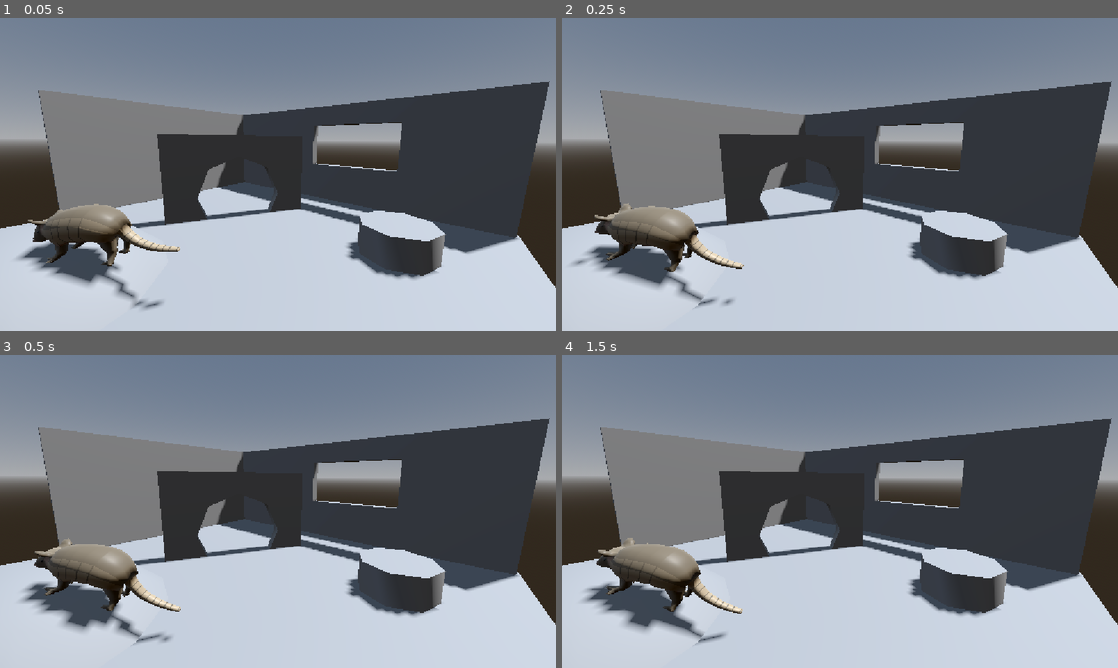
Above: before the commit, frames 1-4 (two rows, left to right).
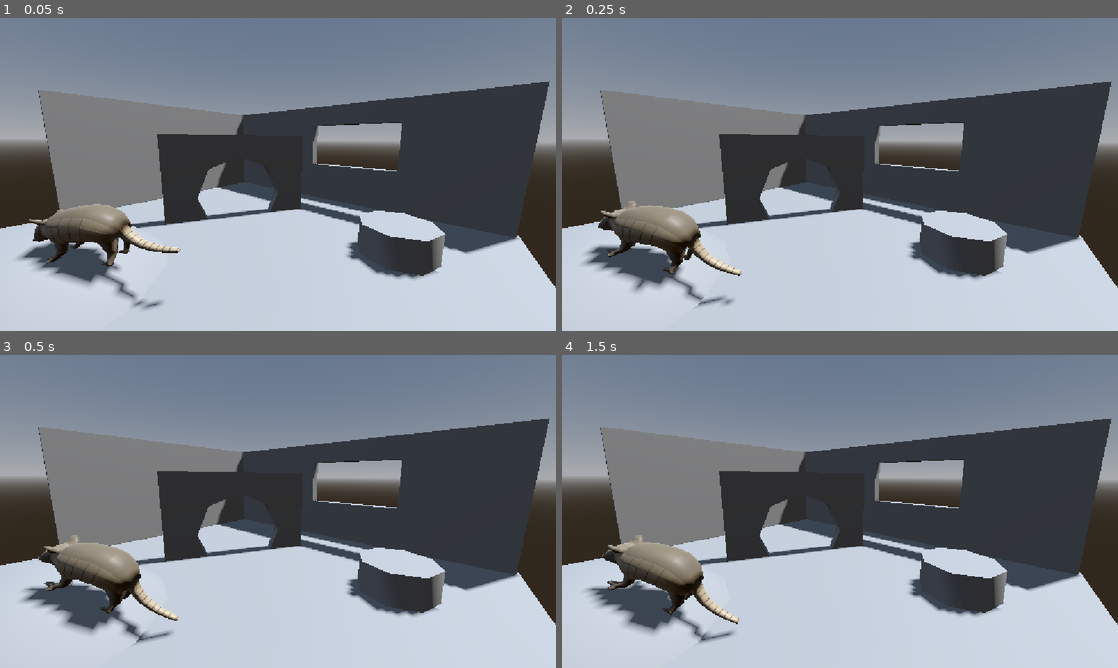
Above: after the commit, the same moments.

Repository: Aubrey-projects/Armadillo_Game
Game: Godot game, scene res://main.tscn
Same seed, same stepped clock (60 frames per second), same inputs: the game is played once before the commit and once after it.
Inputs:
- Up to frame 1 (0.05 s): no input
- Up to frame 2 (0.25 s): no input
- Up to frame 3 (0.5 s): no input
- Up to frame 4 (1.5 s): tap Enter at 1.25 s

The runs differ from the first frame. In frame 1, 0.2% of the frame differs, in the area x 5-33%, y 59-80%; in frame 2, 1.4%; in frame 3, 1.7%; in frame 4, 1.9%, in the area x 3-33%, y 57-92%.

Commit message:
Added a dictionary for the variables of each leg and then rewrote the rest of the code to avoid repetition

Diff:
--- a/armadillo-game/armadillo/ik_armadillo.gd
+++ b/armadillo-game/armadillo/ik_armadillo.gd
@@ -17,26 +17,60 @@
 @onready var back_left_target: Marker3D = $LegControllers/BackLeft/BackLeftTarget
 @onready var back_right_target: Marker3D = $LegControllers/BackRight/BackRightTarget
 
+# Puts the variables of the legs into an array of dictionaries
+@onready var legs: Array[Dictionary] = [
+	{
+		"ray": front_left_ray,
+		"target": front_left_target
+	},
+	{
+		"ray": front_right_ray,
+		"target": front_right_target
+	},
+	{
+		"ray": back_left_ray,
+		"target": back_left_target
+	},
+	{
+		"ray": back_right_ray,
+		"target": back_right_target
+	}
+]
+
 func _physics_process(delta: float) -> void:
-	# If the armadillo is above ground
+	# If all legs are above a surface with a collision
 	if front_left_ray.is_colliding() and front_right_ray.is_colliding() \
 	and back_left_ray.is_colliding() and back_right_ray.is_colliding():
 
-		# Gets the points the armadillo's legs hit the ground
-		var front_left_hit = front_left_ray.get_collision_point()
-		var front_right_hit = front_right_ray.get_collision_point()
-		var back_left_hit = back_left_ray.get_collision_point()
-		var back_right_hit = back_right_ray.get_collision_point()
+		# Defines placeholder variables
+		var hit_points: Array[Vector3] = []
+		var hit_normals: Array[Vector3] = []
+		var average_normal: Vector3 = Vector3.ZERO
+		var average_point: Vector3 = Vector3.ZERO
 
-		# Gets the normals of the ground below the armadillo's legs
-		var front_left_hit_normal = front_left_ray.get_collision_normal()
-		var front_right_hit_normal = front_right_ray.get_collision_normal()
-		var back_left_hit_normal = back_left_ray.get_collision_normal()
-		var back_right_hit_normal = front_left_ray.get_collision_normal()
+		for leg in legs:
+			# Gets the ray and target of every leg
+			var ray: RayCast3D = leg["ray"]
+			var target: Marker3D = leg["target"]
 
-		# Averages those normals
-		var average_normal = (front_left_hit_normal + front_right_hit_normal \
-		+ back_left_hit_normal + back_right_hit_normal).normalized()
+			# Gets the hit point and normal of every ray and appends them to lists
+			var hit_point: Vector3 = ray.get_collision_point()
+			var hit_normal: Vector3 = ray.get_collision_normal()
+			hit_points.append(hit_point)
+			hit_normals.append(hit_normal)
+
+			# Rotates the CCDIK3D's target to match the ground's normal
+			target.global_basis = _basis_from_normal(hit_normal)
+
+		# Increments through the hit_normals list and gets the average
+		for hit_normal in hit_normals:
+			average_normal += hit_normal
+		average_normal = average_normal.normalized()
+
+		# Increments through the hit_points list and gets the average
+		for hit_point in hit_points:
+			average_point += hit_point
+		average_point = average_point / hit_points.size()
 
 		# Gets the desired orientation for the armadillo based upon the normals of the ground
 		var target_basis = _basis_from_normal(average_normal)
@@ -48,10 +82,6 @@
 		# Rotates the armadillo
 		transform.basis = Basis(current_quaternion.slerp(desired_quaternion, ground_align_speed * delta))
 
-		# Gets the average point of all four feet
-		var average_point = (front_left_hit + front_right_hit \
-		+ back_left_hit + back_right_hit) / 4.0
-
 		# Gets the desired position for the armadillo and the height difference between that and the ground
 		var target_position = average_point + average_normal * ground_offset
 		var height_difference = average_normal.dot(target_position - global_position)
@@ -59,14 +89,7 @@
 		# Moves the armadillo up from the slope of the ground
 		position += average_normal * height_difference * ground_align_speed * delta
 
-		# Rotates the CCDIK3D's target to match the ground's normal
-		front_left_target.global_basis = _basis_from_normal(front_left_hit_normal)
-		front_right_target.global_basis = _basis_from_normal(front_right_hit_normal)
-		back_left_target.global_basis = _basis_from_normal(back_left_hit_normal)
-		back_right_target.global_basis = _basis_from_normal(back_right_hit_normal)
-
-
-# Function to switch the ground's normal to the basis for an object
+# Function to convert the ground's normal to the basis for an object
 func _basis_from_normal(normal: Vector3) -> Basis:
 	var result = Basis()
 
